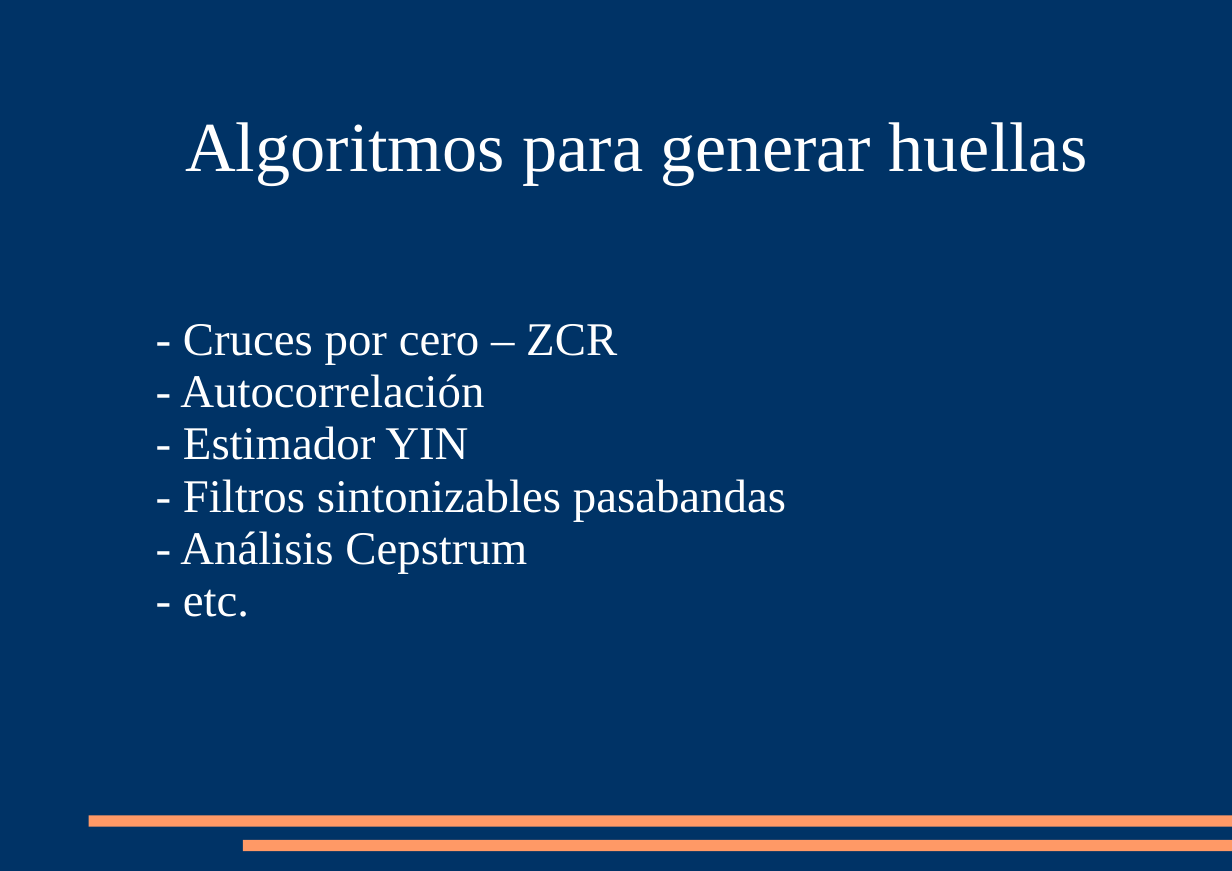
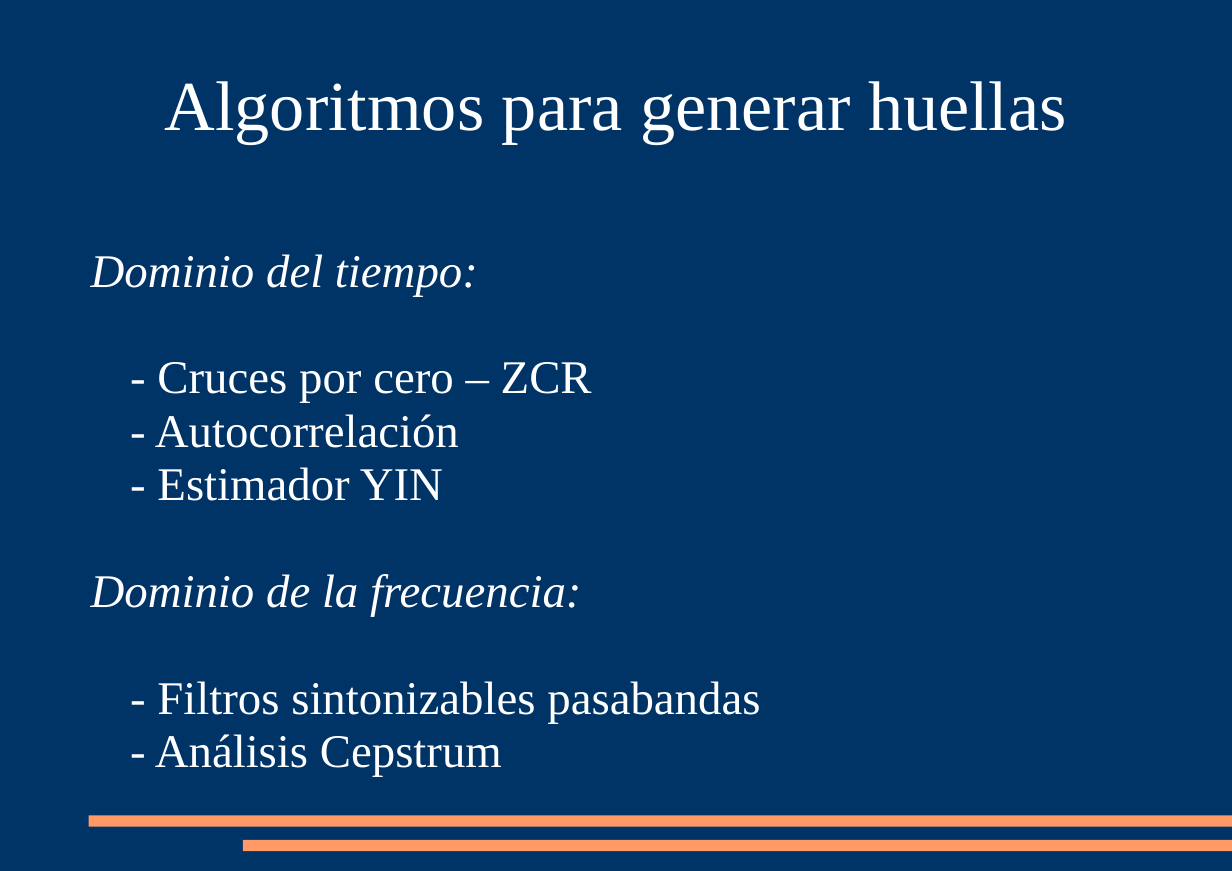
Before and after one commit to mrabinovichm/audio-fingerprint, a slide deck: slide 8 of Presentacion.ppt (slide 5 before the commit). Drawn at 1232x871 pixels with LibreOffice and Linux fonts; fonts in the diff are those of the drawing. Boxes give left, top, right and bottom in pixels: in the first picture for what was removed or moved away, otherwise in the second. Text is boxed around its words. In the diff, an @@ line names an element or a change of style, - is before the commit and + after.

```diff
--- a/Presentacion.ppt
+++ b/Presentacion.ppt
@@ title "Algoritmos para generar huellas" moved from (x1=185, y1=122, x2=1088, y2=185) to (x1=165, y1=81, x2=1067, y2=144) @@
@@ title "Algoritmos para generar huellas" at (x1=165, y1=81, x2=1067, y2=144): alignment left to centre; line spacing 0.93 to 0.95; vertical alignment top to middle @@
@@ subtitle "Dominio del tiempo:" moved from (x1=180, y1=324, x2=786, y2=617) to (x1=91, y1=254, x2=760, y2=777) @@
@@ subtitle "Dominio del tiempo:" at (x1=91, y1=254, x2=760, y2=777): vertical alignment top to middle @@
@@ subtitle at (x1=91, y1=254, x2=478, y2=296): paragraph added @@
+Dominio del tiempo:
@@ subtitle at (x1=155, y1=362, x2=760, y2=777): indent changed; line spacing 0.93 to 0.95 @@
@@ subtitle at (x1=91, y1=574, x2=581, y2=617): paragraph added @@
+Dominio de la frecuencia:
@@ subtitle at (x1=183, y1=589, x2=249, y2=617): paragraph removed @@
-- etc.
```
Also in this commit, not shown: 8 other slides changed, 4 slides added.
